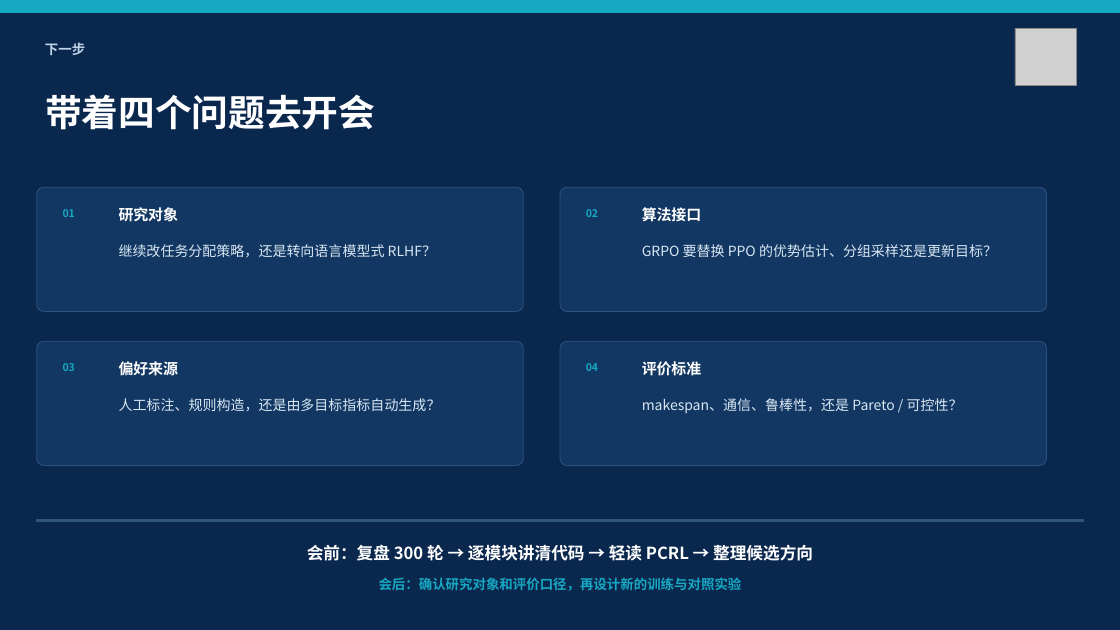
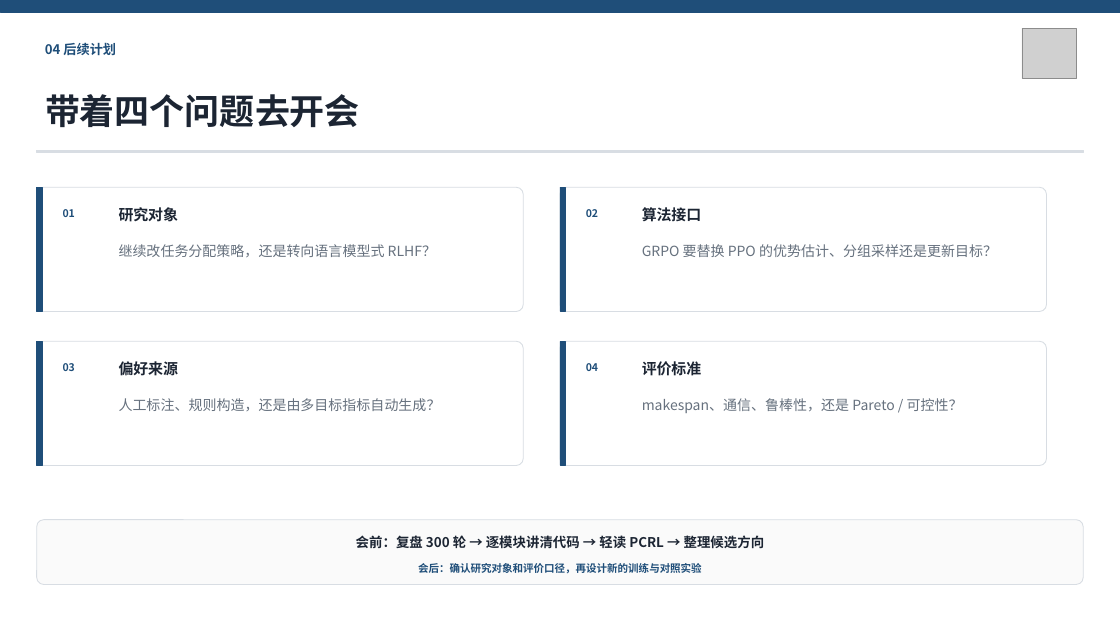
Before and after one commit to Battleplus/GPPO, a slide deck: slide 15 of deliverables/meeting_prep/GPPO_开学汇报_第一篇论文复现与GRPO展望.pptx. Drawn at 1120x630 pixels with LibreOffice and Linux fonts; fonts in the diff are those of the drawing; grey boxes stand for pictures. Boxes give left, top, right and bottom in pixels: in the first picture for what was removed or moved away, otherwise in the second. Text is boxed around its words. In the diff, an @@ line names an element or a change of style, - is before the commit and + after.

Commit message:
simplify GPPO report presentation style

```diff
--- a/deliverables/meeting_prep/GPPO_开学汇报_第一篇论文复现与GRPO展望.pptx
+++ b/deliverables/meeting_prep/GPPO_开学汇报_第一篇论文复现与GRPO展望.pptx
@@ background #0A274E to #FFFFFF @@
@@ rectangle at [0,0,1120,13]: fill #17A9C3 to #1F4E79; outline #17A9C3 0.75 pt to #1F4E79 0.75 pt @@
@@ picture: place and size @@
-picture at [1015,29,1076,86]
+picture at [1023,29,1077,79]
@@ text at [45,42,116,55]: text changed; size 11.5 to 11.2 pt; text colour #BFD4E8 to #1F4E79 @@
-下一步
+04 后续计划
@@ text "带着四个问题去开会" at [45,94,360,127]: size 31.5 to 30 pt, text colour #FFFFFF to #1C2533 @@
@@ rectangle added at [37,150,1084,152], fill #D8DDE3, outline #D8DDE3 0.75 pt @@
@@ rectangle added at [37,187,42,312], fill #1F4E79, outline #1F4E79 0.75 pt @@
@@ rectangle added at [560,187,565,312], fill #1F4E79, outline #1F4E79 0.75 pt @@
@@ rectangle added at [37,341,42,465], fill #1F4E79, outline #1F4E79 0.75 pt @@
@@ fill #123762 to #FFFFFF; outline #2B527E 0.75 pt to #D8DDE3 0.75 pt in 4 elements at [37,187,523,312], [560,187,1047,312], [37,341,523,465], [560,341,1047,465] @@
@@ rectangle added at [560,341,565,465], fill #1F4E79, outline #1F4E79 0.75 pt @@
@@ text colour #17A9C3 to #1F4E79 in 4 elements at [63,209,75,217], [586,209,598,217], [63,363,75,371], [586,363,598,371] @@
@@ text colour #FFFFFF to #1C2533 in 4 elements at [119,207,178,222], [642,207,701,222], [119,361,178,376], [642,361,701,376] @@
@@ text colour #D8E6F3 to #66717E in 4 elements at [119,244,436,257], [642,244,997,257], [119,398,441,411], [642,398,963,413] @@
@@ rectangle removed at [37,520,1084,522] @@
@@ rounded rectangle added at [37,520,1084,585], fill #FAFAFA, outline #D8DDE3 0.75 pt @@
@@ text "会前：复盘 300 轮 → 逐模块讲清代码 ...": place and size @@
-text "会前：复盘 300 轮 → 逐模块讲清代码 ..." at [307,545,813,561]
+text "会前：复盘 300 轮 → 逐模块讲清代码 ..." at [356,535,765,548]
@@ text "会前：复盘 300 轮 → 逐模块讲清代码 ..." at [356,535,765,548]: size 14.2 to 11.5 pt, text colour #FFFFFF to #1C2533 @@
@@ text "会后：确认研究对象和评价口径，再设计新的训练与对照实验": place and size @@
-text "会后：确认研究对象和评价口径，再设计新的训练与对照实验" at [379,577,742,591]
+text "会后：确认研究对象和评价口径，再设计新的训练与对照实验" at [418,563,702,573]
@@ text "会后：确认研究对象和评价口径，再设计新的训练与对照实验" at [418,563,702,573]: size 11.5 to 9 pt, text colour #17A9C3 to #1F4E79 @@
```
Also in this commit, not shown: 14 other slides changed.
